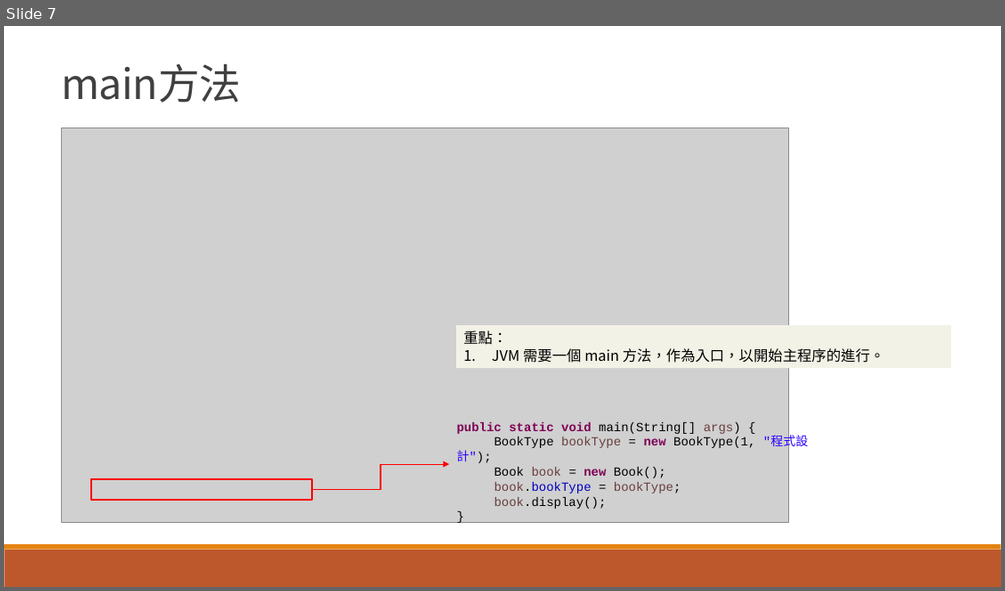
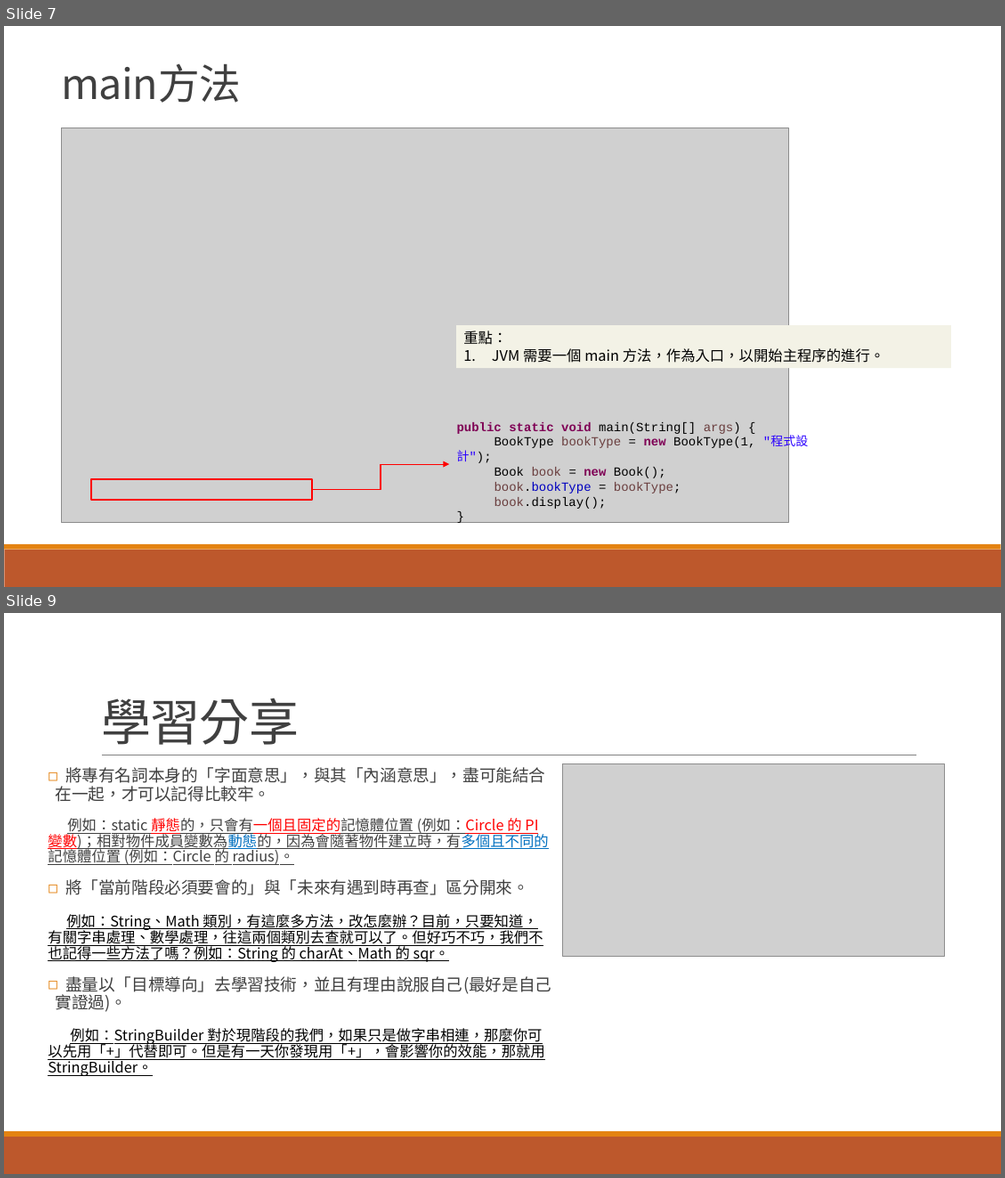
Before and after one commit to aweit-zhu/aweit-share, a slide deck: Java 相關/Java Class 簡介.pptx. Shown one above the other, each under a label of ours: slide 7 before the commit, slides 7 and 9 after it; the slides between them are not shown. The pictures are 1005x591 and 1005x1178 pixels, drawn with LibreOffice and Linux fonts; fonts in the diff are those of the drawing; grey boxes stand for pictures. Boxes give left, top, right and bottom in pixels: in the first picture for what was removed or moved away, otherwise in the second. Text is boxed around its words. In the diff, an @@ line names an element or a change of style, - is before the commit and + after.

```diff
--- a/Java 相關/Java Class 簡介.pptx
+++ b/Java 相關/Java Class 簡介.pptx
@@ slide 9 added at [4,613,1001,1174], background #FFFFFF; not listed: 2 template elements that a slide beside it also shows @@
@@ title added at [101,698,299,745], 48 pt, text #404040 @@
+學習分享
@@ text added at [48,767,551,1076], 14 pt, text #000000, underline @@
+◻ 將專有名詞本身的「字面意思」，與其「內涵意思」，盡可能結合在一起，才可以記得比較牢。
+例如：static 靜態的，只會有一個且固定的記憶體位置 (例如：Circle 的 PI 變數)；相對物件成員變數為動態的，因為會隨著物件建立時，有多個且不同的記憶體位置 (例如：Circle 的 radius)。
+◻ 將「當前階段必須要會的」與「未來有遇到時再查」區分開來。
+例如：String、Math 類別，有這麼多方法，改怎麼辦？目前，只要知道，有關字串處理、數學處理，往這兩個類別去查就可以了。但好巧不巧，我們不也記得一些方法了嗎？例如：String 的 charAt、Math 的 sqr。
+◻ 盡量以「目標導向」去學習技術，並且有理由說服自己(最好是自己實證過)。
+例如：StringBuilder 對於現階段的我們，如果只是做字串相連，那麼你可以先用「+」代替即可。但是有一天你發現用「+」，會影響你的效能，那就用 StringBuilder。
@@ line added from (102, 755) to (917, 755), #808080 0.5 pt @@
@@ picture added at [563,764,945,957] @@
```
Also in this commit, not shown: 1 slide changed, 1 other slide added, 3 other files.
